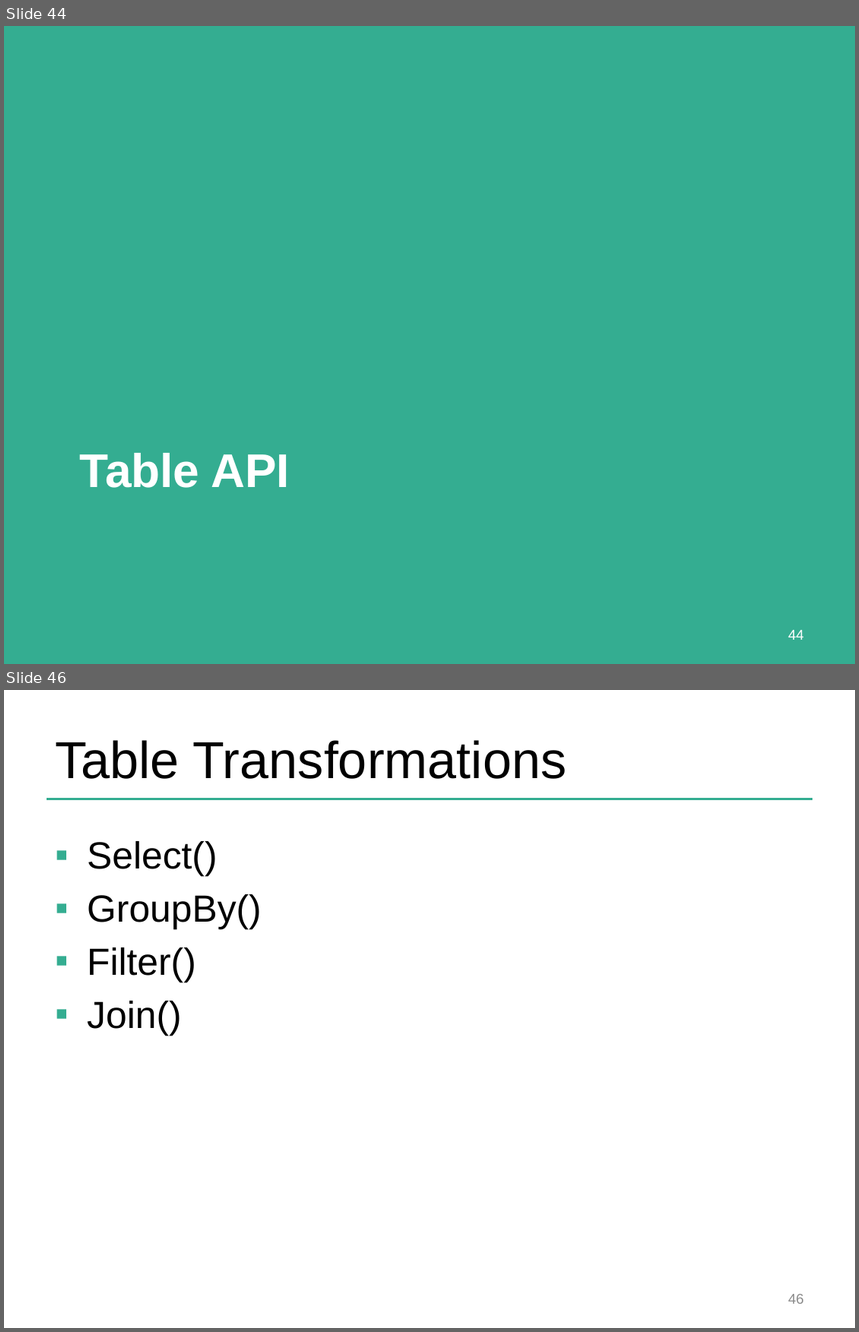
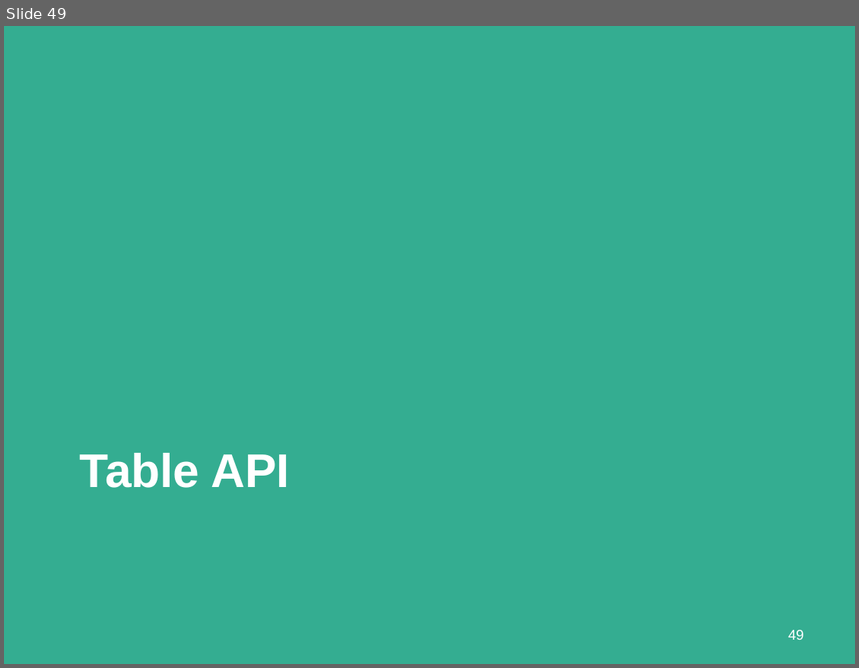
Before and after one commit to dataArtisans/flink-training-web, a slide deck: slides/flink_batch_advanced.pptx. Shown one above the other, each under a label of ours: slides 44 and 46 before the commit, slide 49 after it; the slides between them are not shown. The pictures are 859x1332 and 859x668 pixels, drawn with LibreOffice and Linux fonts; fonts in the diff are those of the drawing; background and template pictures are left out. Boxes give left, top, right and bottom in pixels: in the first picture for what was removed or moved away, otherwise in the second. Text is boxed around its words. In the diff, an @@ line names an element or a change of style, - is before the commit and + after.

```diff
--- a/slides/flink_batch_advanced.pptx
+++ b/slides/flink_batch_advanced.pptx
@@ slide 46 removed at (x1=4, y1=690, x2=855, y2=1328), background #FFFFFF @@
@@ title removed at (x1=55, y1=740, x2=567, y2=779) @@
-Table Transformations
@@ line removed from (47, 799) to (813, 799) @@
@@ text removed at (x1=87, y1=841, x2=262, y2=1036) @@
-▪ Select()
-▪ GroupBy()
-▪ Filter()
-▪ Join()
@@ page number removed at (x1=788, y1=1294, x2=804, y2=1304) @@
-46
@@ what was slide 44 is now slide 49 @@
@@ page number at (x1=788, y1=630, x2=804, y2=640): text changed @@
-44
+49
```
Also in this commit, not shown: 2 slides changed, 14 slides added, 4 other slides removed.
